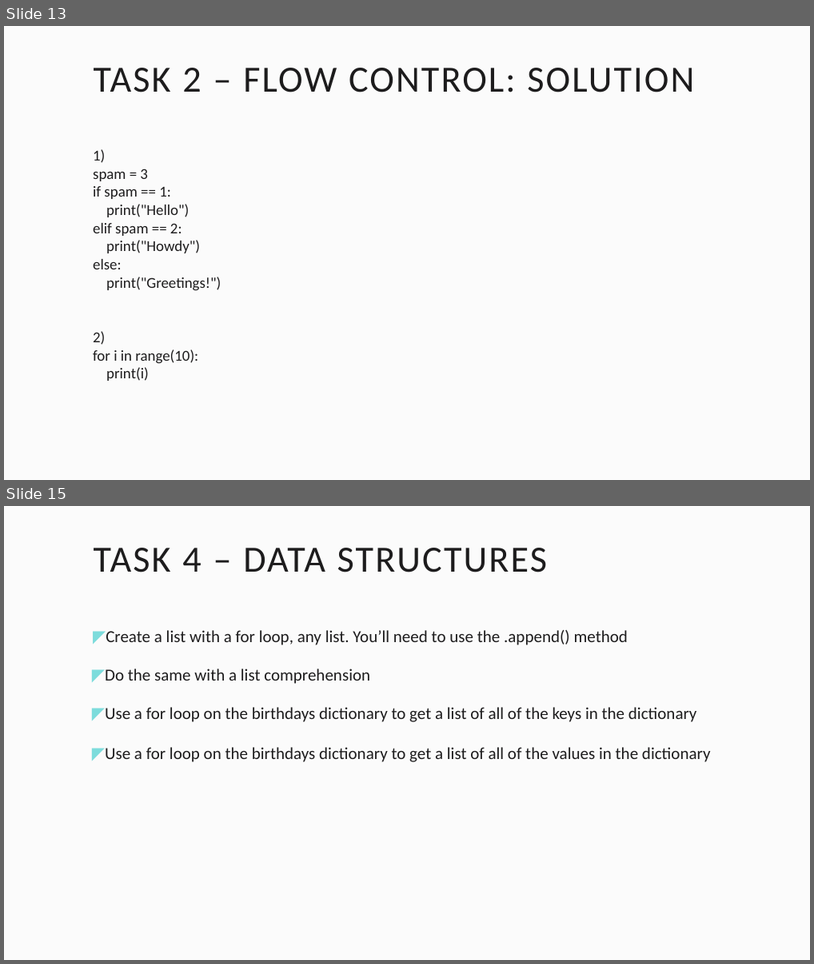
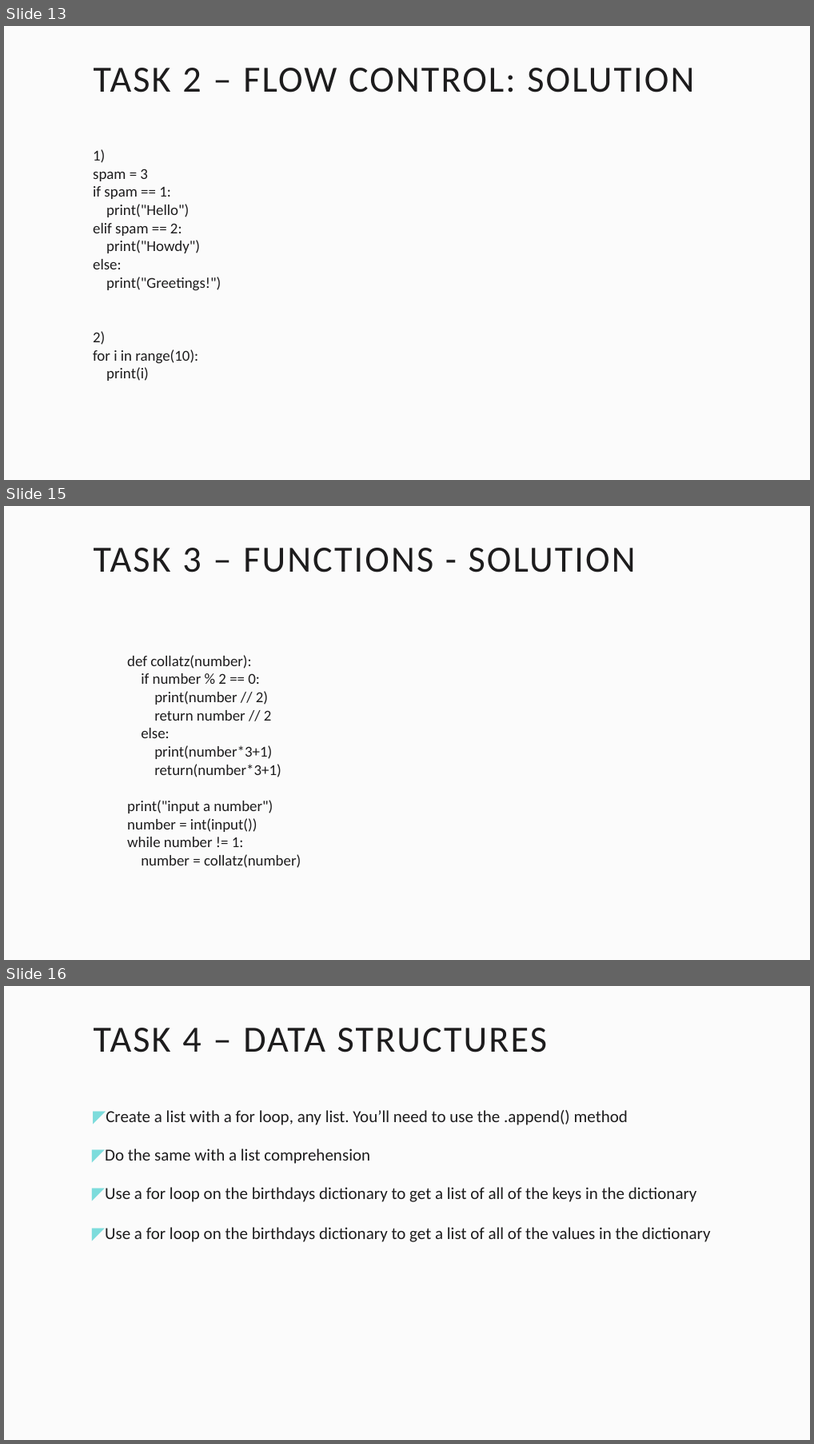
Before and after one commit to darrelrobinson/Intro-to-Python, a slide deck: presentation.pptx. Shown one above the other, each under a label of ours: slides 13 and 15 before the commit, slides 13, 15 and 16 after it; the slides between them are not shown. The pictures are 814x964 and 814x1444 pixels, drawn with LibreOffice and Linux fonts; fonts in the diff are those of the drawing; background and template pictures are left out. Boxes give left, top, right and bottom in pixels: in the first picture for what was removed or moved away, otherwise in the second. Text is boxed around its words. In the diff, an @@ line names an element or a change of style, - is before the commit and + after.

```diff
--- a/presentation.pptx
+++ b/presentation.pptx
@@ slide 15 added at (4, 506, 810, 960), background #FBFBFB @@
@@ title added at (94, 548, 636, 572), 44 pt, text #1D1C1D @@
+TASK 3 – FUNCTIONS - SOLUTION
@@ text added at (127, 655, 301, 868), 18 pt, text #1D1C1D @@
+def collatz(number):
+if number % 2 == 0:
+print(number // 2)
+return number // 2
+else:
+print(number*3+1)
+return(number*3+1)
+print("input a number")
+number = int(input())
+while number != 1:
+number = collatz(number)
@@ what was slide 15 is now slide 16 @@
```
Also in this commit, not shown: 4 slides changed, 1 other slide added, 1 slide removed, 7 other files.
